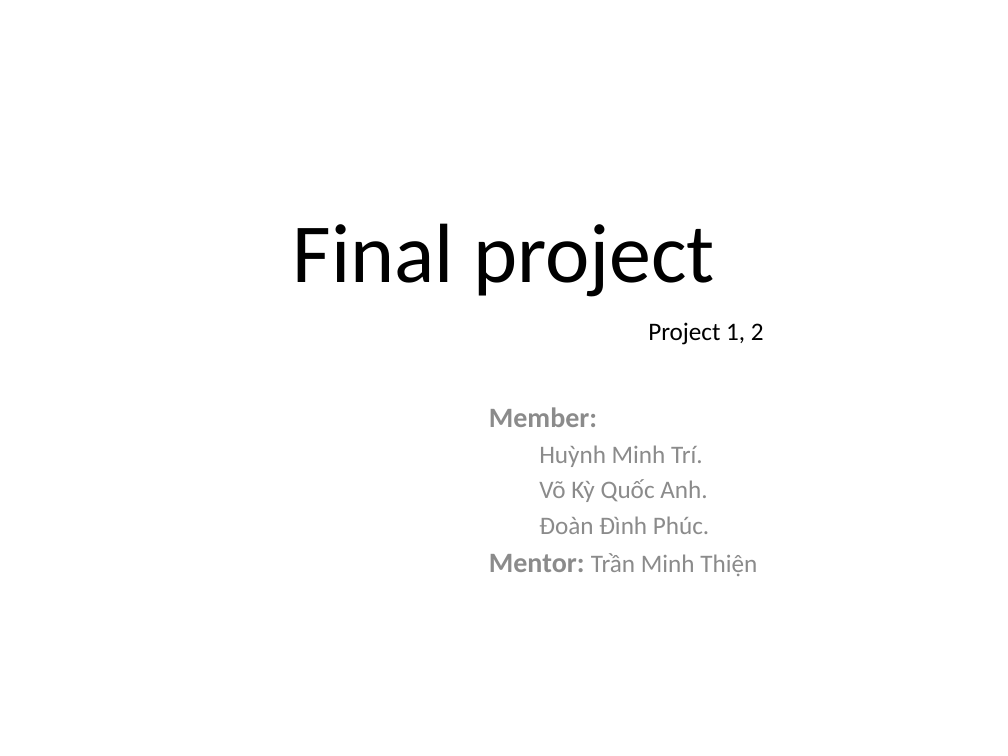
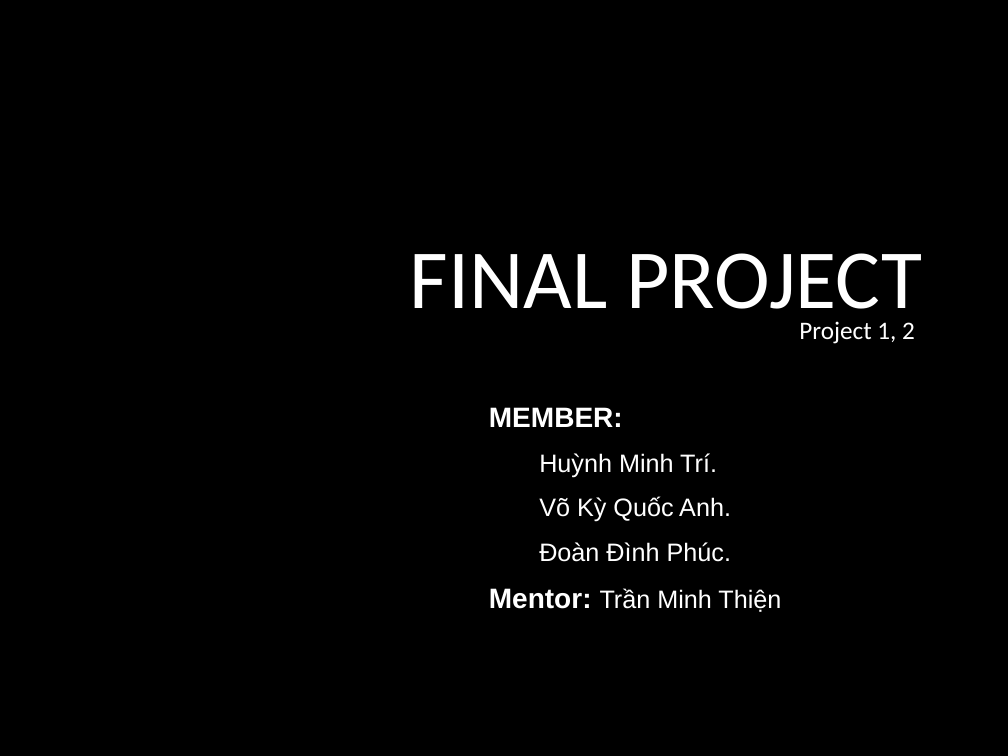
Before and after one commit to hmtri92/final-project, a slide deck: slide 1 of document/slide.pptx. Drawn at 1008x756 pixels with LibreOffice and Linux fonts; fonts in the diff are those of the drawing; background and template pictures are left out. Boxes give left, top, right and bottom in pixels: in the first picture for what was removed or moved away, otherwise in the second. Text is boxed around its words. In the diff, an @@ line names an element or a change of style, - is before the commit and + after.

```diff
--- a/document/slide.pptx
+++ b/document/slide.pptx
@@ background #FFFFFF to picture (left out) @@
@@ title "FINAL PROJECT" at [410, 253, 921, 327]: vertical alignment middle to bottom @@
@@ title at [410, 253, 921, 327]: text changed; text colour #000000 to #FFFFFF @@
-Final project
+FINAL PROJECT
@@ text "Project 1, 2": place and size @@
-text "Project 1, 2" at [648, 322, 764, 345]
+text "Project 1, 2" at [799, 321, 915, 344]
@@ text "Project 1, 2" at [799, 321, 915, 344]: text colour #000000 to #FFFFFF @@
@@ subtitle at [489, 407, 623, 427]: text changed; font Calibri to Arial; text colour #8C8C8C to #FFFFFF @@
-Member:
+MEMBER:
@@ subtitle at [489, 453, 781, 612]: font Calibri to Arial, text colour #8C8C8C to #FFFFFF in "Huỳnh Minh Trí.", "Võ Kỳ Quốc Anh.", "Đoàn Đình Phúc.", "Mentor: Trần Minh Thiện"; more space between paragraphs; list level 1 to 2 in "Mentor: Trần Minh Thiện" @@
```
Also in this commit, not shown: 7 other slides changed.
